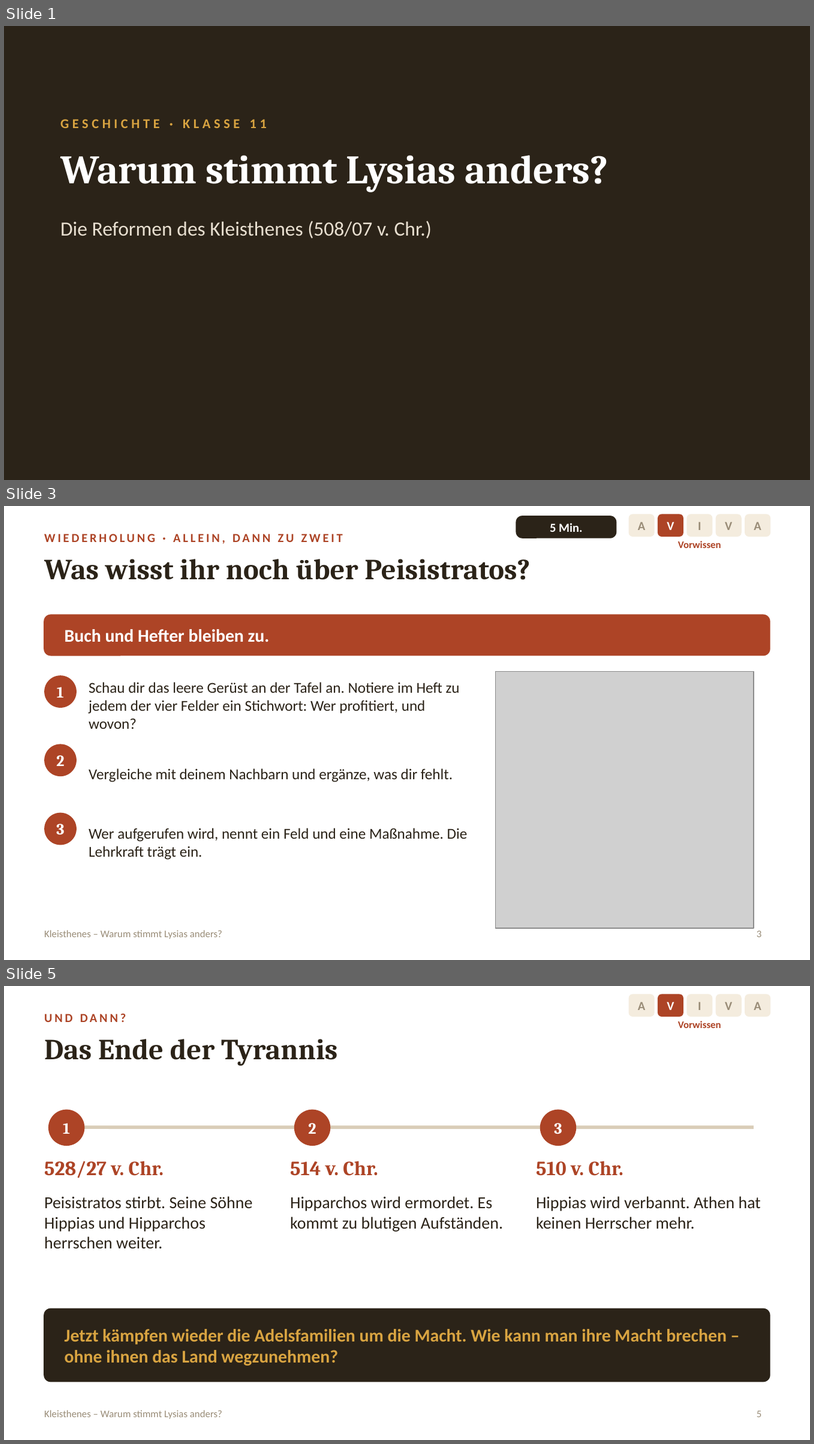
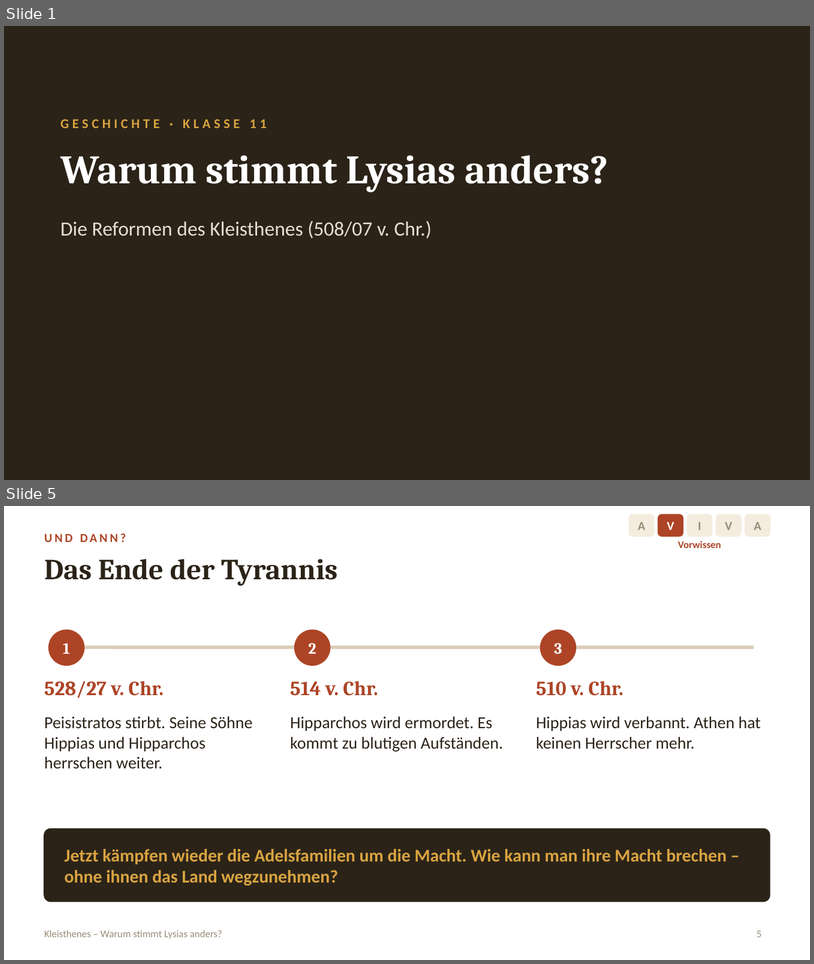
Before and after one commit to golzkonstantin-gif/Schule, a slide deck: Geschichte_11/Stunde_Kleisthenes/Folien_Kleisthenes.pptx. Shown one above the other, each under a label of ours: slides 1, 3 and 5 before the commit, slides 1 and 5 after it; the slides between them are not shown. The pictures are 814x1444 and 814x964 pixels, drawn with LibreOffice and Linux fonts; fonts in the diff are those of the drawing; grey boxes stand for pictures. Boxes give left, top, right and bottom in pixels: in the first picture for what was removed or moved away, otherwise in the second. Text is boxed around its words. In the diff, an @@ line names an element or a change of style, - is before the commit and + after.

```diff
--- a/Geschichte_11/Stunde_Kleisthenes/Folien_Kleisthenes.pptx
+++ b/Geschichte_11/Stunde_Kleisthenes/Folien_Kleisthenes.pptx
@@ slide 3 removed at (4,506,810,960), background #FFFFFF @@
@@ rounded rectangle removed at (516,516,617,538) @@
-5 Min.
@@ rounded rectangle removed at (629,514,655,537) @@
-A
@@ rounded rectangle removed at (658,514,684,537) @@
-V
@@ rounded rectangle removed at (687,514,713,537) @@
-I
@@ rounded rectangle removed at (716,514,742,537) @@
-V
@@ rounded rectangle removed at (745,514,771,537) @@
-A
@@ text removed at (44,534,343,544) @@
-WIEDERHOLUNG · ALLEIN, DANN ZU ZWEIT
@@ text removed at (678,541,722,548) @@
-Vorwissen
@@ text removed at (44,559,530,580) @@
-Was wisst ihr noch über Peisistratos?
@@ rounded rectangle removed at (44,615,770,655) @@
@@ text removed at (65,629,270,642) @@
-Buch und Hefter bleiben zu.
@@ ellipse removed at (44,675,77,708) @@
-1
@@ text removed at (89,682,460,729) @@
-Schau dir das leere Gerüst an der Tafel an. Notiere im Heft zu jedem der vier Felder ein Stichwort: Wer profitiert, und wovon?
@@ picture removed at (496,672,754,928) @@
@@ ellipse removed at (44,744,77,776) @@
-2
@@ text removed at (89,768,453,782) @@
-Vergleiche mit deinem Nachbarn und ergänze, was dir fehlt.
@@ ellipse removed at (44,813,77,844) @@
-3
@@ text removed at (89,828,468,859) @@
-Wer aufgerufen wird, nennt ein Feld und eine Maßnahme. Die Lehrkraft trägt ein.
@@ text removed at (44,930,222,939) @@
-Kleisthenes – Warum stimmt Lysias anders?
@@ page number removed at (757,930,762,937) @@
-3
```
Also in this commit, not shown: 1 slide changed, 2 slides added, 1 other slide removed, 5 other files.
